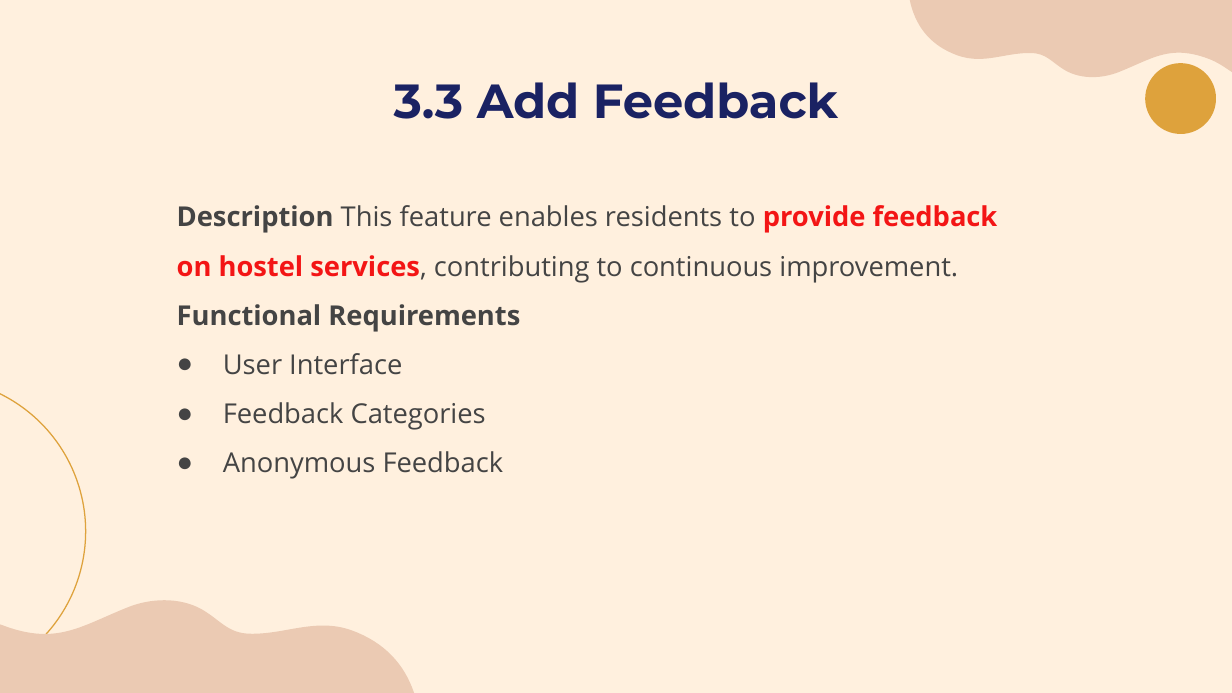
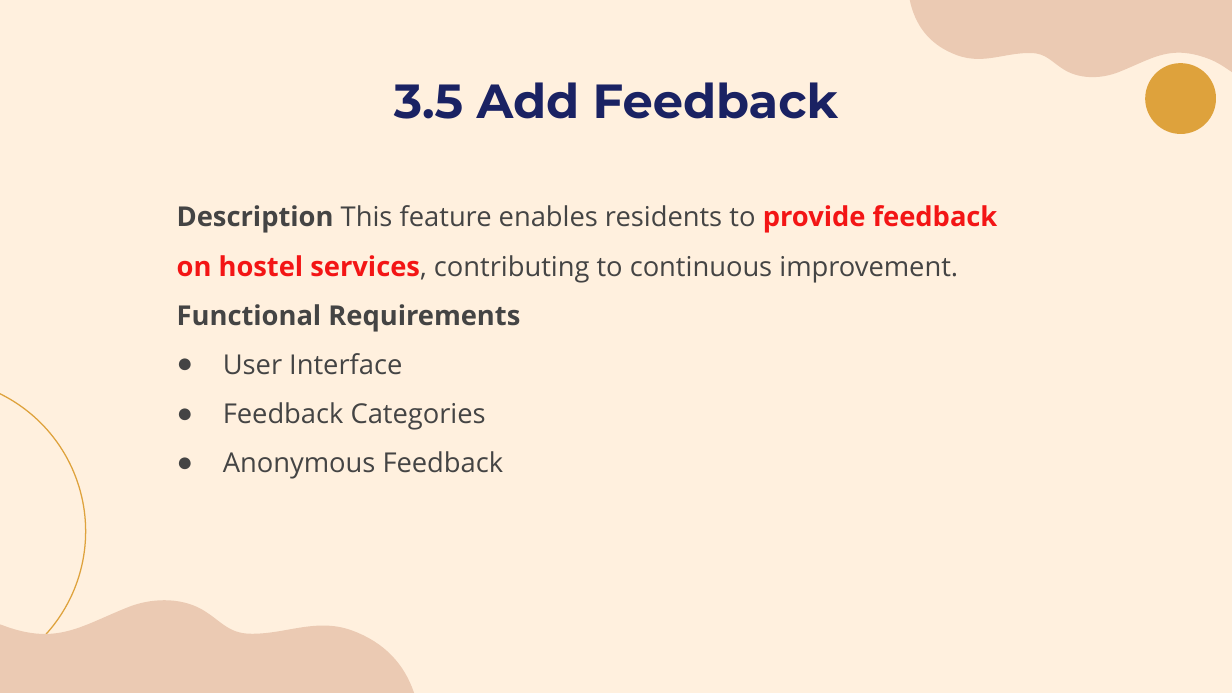
Before and after one commit to laibabintatahir/SRS-HMS, a slide deck: slide 18 of SRS.pptx (slide 15 before the commit). Drawn at 1232x693 pixels with LibreOffice and Linux fonts; fonts in the diff are those of the drawing. Boxes give left, top, right and bottom in pixels: in the first picture for what was removed or moved away, otherwise in the second. Text is boxed around its words. In the diff, an @@ line names an element or a change of style, - is before the commit and + after.

```diff
--- a/SRS.pptx
+++ b/SRS.pptx
@@ title at box(394, 82, 838, 119): text changed @@
-3.3 Add Feedback
+3.5 Add Feedback
```
Also in this commit, not shown: 10 other slides changed, 2 slides added, 2 slides removed, 4 other files.
